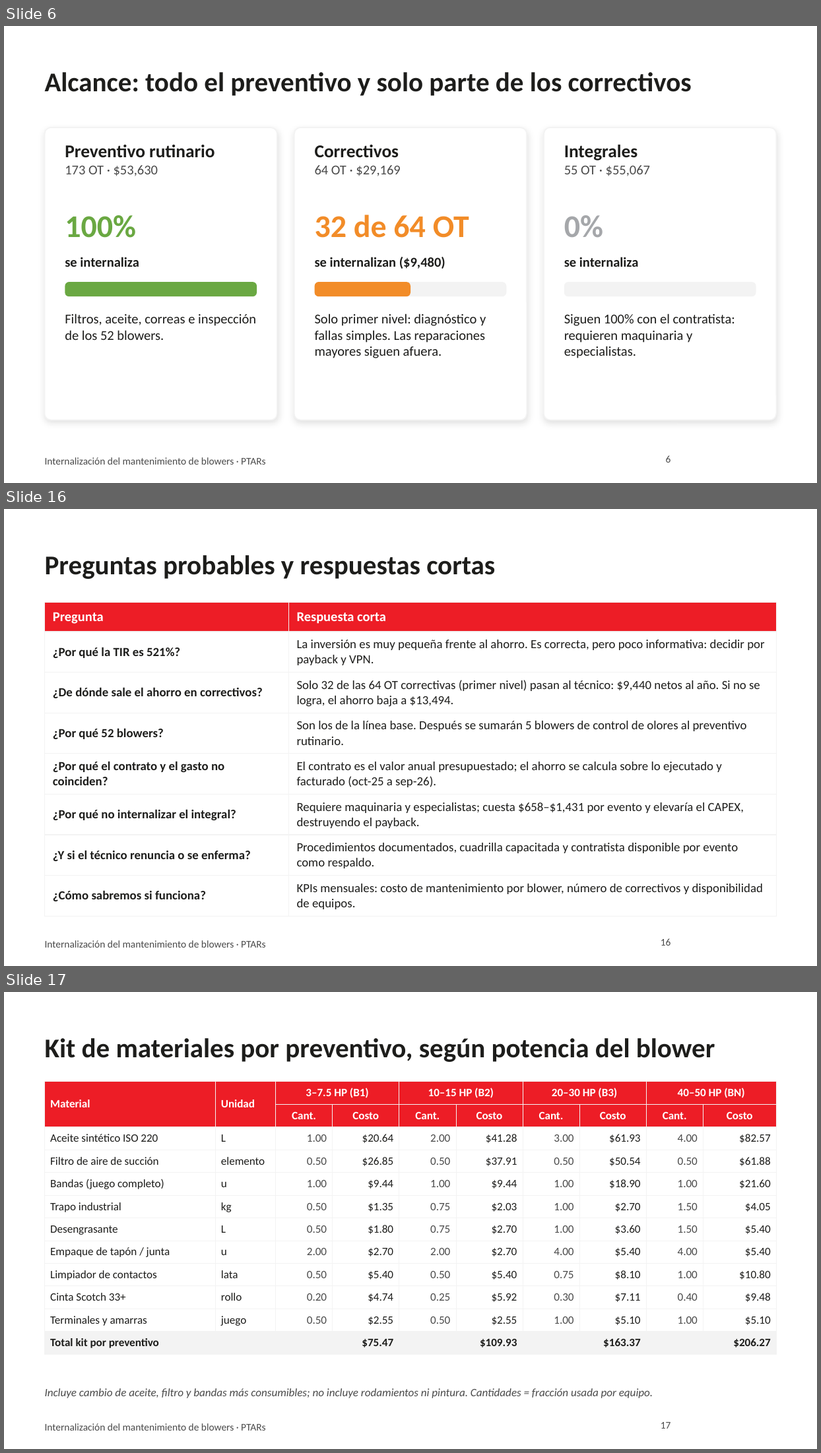
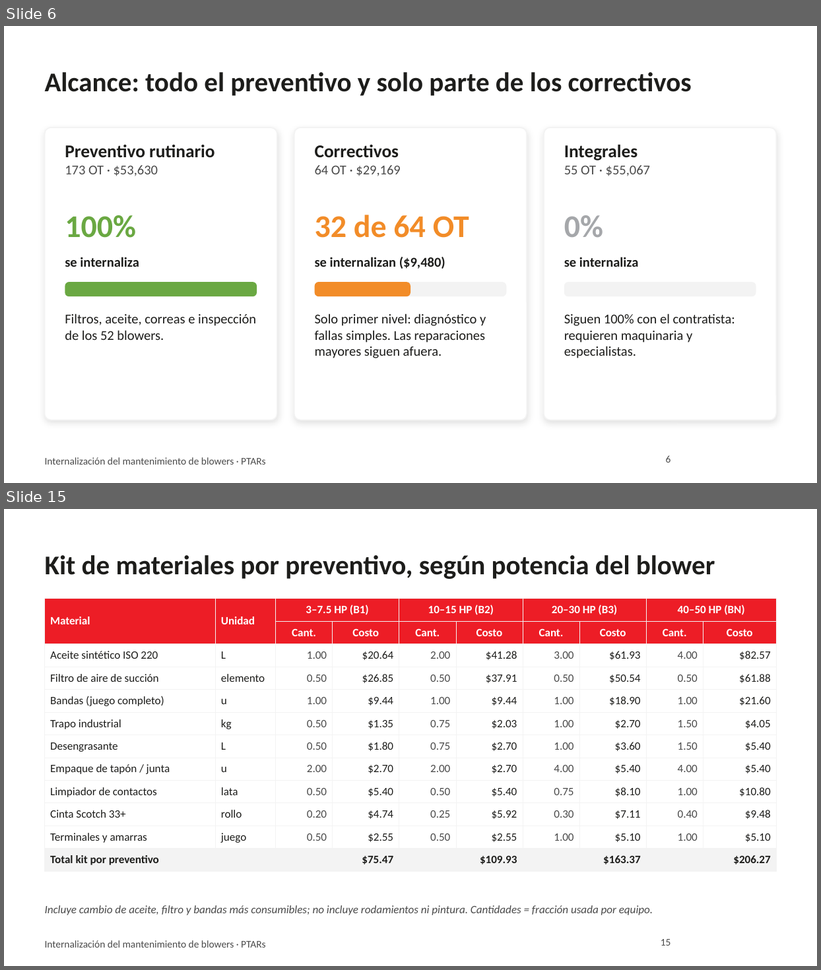
Before and after one commit to jjsamcar/Codigo-IA, a slide deck: presentaciones/Blowers_PTARs_Resumen_Gerencia.pptx. Shown one above the other, each under a label of ours: slides 6, 16 and 17 before the commit, slides 6 and 15 after it; the slides between them are not shown. The pictures are 821x1453 and 821x970 pixels, drawn with LibreOffice and Linux fonts; fonts in the diff are those of the drawing; background and template pictures are left out. Boxes give left, top, right and bottom in pixels: in the first picture for what was removed or moved away, otherwise in the second. Text is boxed around its words. In the diff, an @@ line names an element or a change of style, - is before the commit and + after.

```diff
--- a/presentaciones/Blowers_PTARs_Resumen_Gerencia.pptx
+++ b/presentaciones/Blowers_PTARs_Resumen_Gerencia.pptx
@@ slide 16 removed at box(4, 509, 817, 966), background #FFFFFF; not listed: 1 template element that a slide beside it also shows @@
@@ title removed at box(45, 555, 495, 579) @@
-Preguntas probables y respuestas cortas
@@ table removed at box(45, 603, 776, 912), 8 rows, 2 columns @@
-Pregunta | Respuesta corta
-¿Por qué la TIR es 521%? | La inversión es muy pequeña frente al ahorro. Es correcta, pero poco informativa: decidir por payback y VPN.
-¿De dónde sale el ahorro en correctivos? | Solo 32 de las 64 OT correctivas (primer nivel) pasan al técnico: $9,440 netos al año. Si no se logra, el ahorro baja a $13,494.
-¿Por qué 52 blowers? | Son los de la línea base. Después se sumarán 5 blowers de control de olores al preventivo rutinario.
-¿Por qué el contrato y el gasto no coinciden? | El contrato es el valor anual presupuestado; el ahorro se calcula sobre lo ejecutado y facturado (oct-25 a sep-26).
-¿Por qué no internalizar el integral? | Requiere maquinaria y especialistas; cuesta $658–$1,431 por evento y elevaría el CAPEX, destruyendo el payback.
-¿Y si el técnico renuncia o se enferma? | Procedimientos documentados, cuadrilla capacitada y contratista disponible por evento como respaldo.
-¿Cómo sabremos si funciona? | KPIs mensuales: costo de mantenimiento por blower, número de correctivos y disponibilidad de equipos.
@@ page number removed at box(661, 939, 671, 946) @@
-16
@@ what was slide 17 is now slide 15 @@
@@ page number at box(661, 939, 671, 946): text changed @@
-17
+15
```
Also in this commit, not shown: 10 slides changed, 1 slide added, 2 other slides removed.
